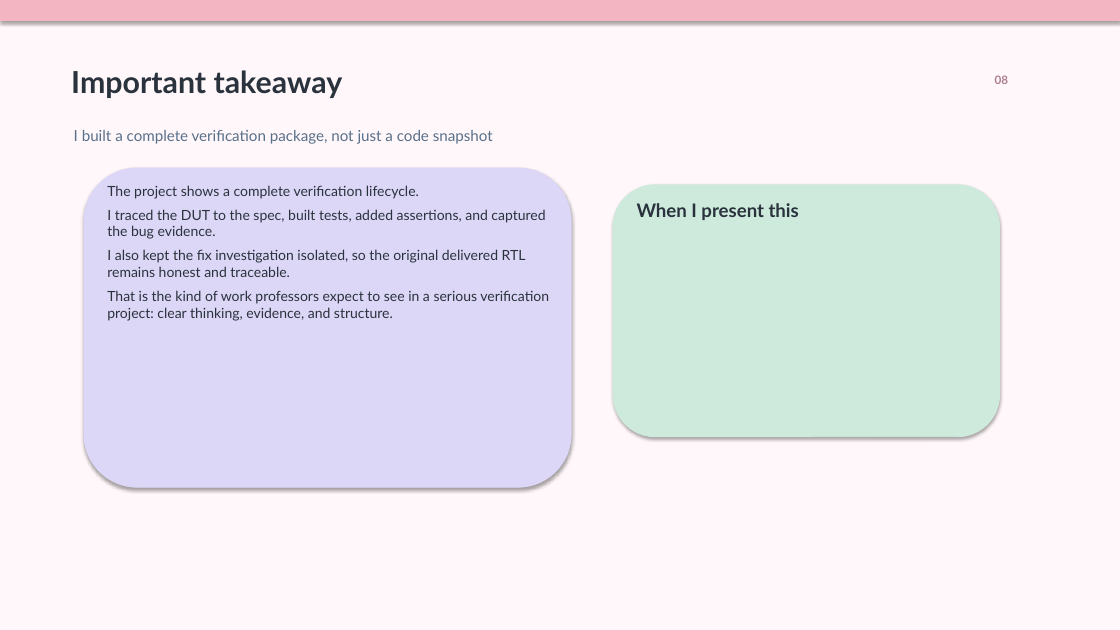
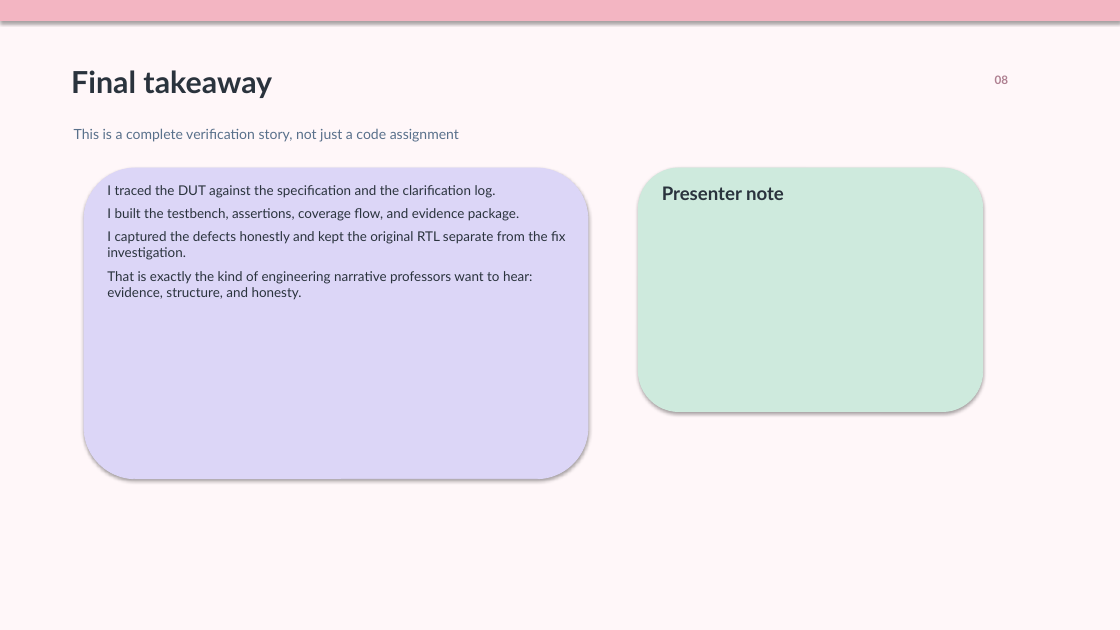
Before and after one commit to JHT127/riscv-bmu-verification, a slide deck: slide 9 of docs/05_presentation/BMU_Verification_Presentation.pptx. Drawn at 1120x630 pixels with LibreOffice and Linux fonts; fonts in the diff are those of the drawing. Boxes give left, top, right and bottom in pixels: in the first picture for what was removed or moved away, otherwise in the second. Text is boxed around its words. In the diff, an @@ line names an element or a change of style, - is before the commit and + after.

```diff
--- a/docs/05_presentation/BMU_Verification_Presentation.pptx
+++ b/docs/05_presentation/BMU_Verification_Presentation.pptx
@@ text at (71, 70, 272, 98): text changed @@
-Important takeaway
+Final takeaway
@@ text at (74, 128, 459, 142): text changed; size 13 to 12 pt @@
-I built a complete verification package, not just a code snapshot
+This is a complete verification story, not just a code assignment
@@ rounded rectangle: place and size @@
-rounded rectangle at (84, 168, 571, 487)
+rounded rectangle at (84, 168, 588, 479)
@@ rounded rectangle: place and size @@
-rounded rectangle at (613, 185, 1000, 437)
+rounded rectangle at (639, 168, 983, 412)
@@ text at (107, 185, 565, 299): text changed; size 12 to 11.5 pt @@
-The project shows a complete verification lifecycle.
-I traced the DUT to the spec, built tests, added assertions, and captured the bug evidence.
-I also kept the fix investigation isolated, so the original delivered RTL remains honest and traceable.
-That is the kind of work professors expect to see in a serious verification project: clear thinking, evidence, and structure.
+I traced the DUT against the specification and the clarification log.
+I built the testbench, assertions, coverage flow, and evidence package.
+I captured the defects honestly and kept the original RTL separate from the fix investigation.
+That is exactly the kind of engineering narrative professors want to hear: evidence, structure, and honesty.
@@ text at (662, 186, 784, 200): text changed @@
-When I present this
+Presenter note
```
Also in this commit, not shown: 7 other slides changed, 2 slides added, 2 slides removed.
